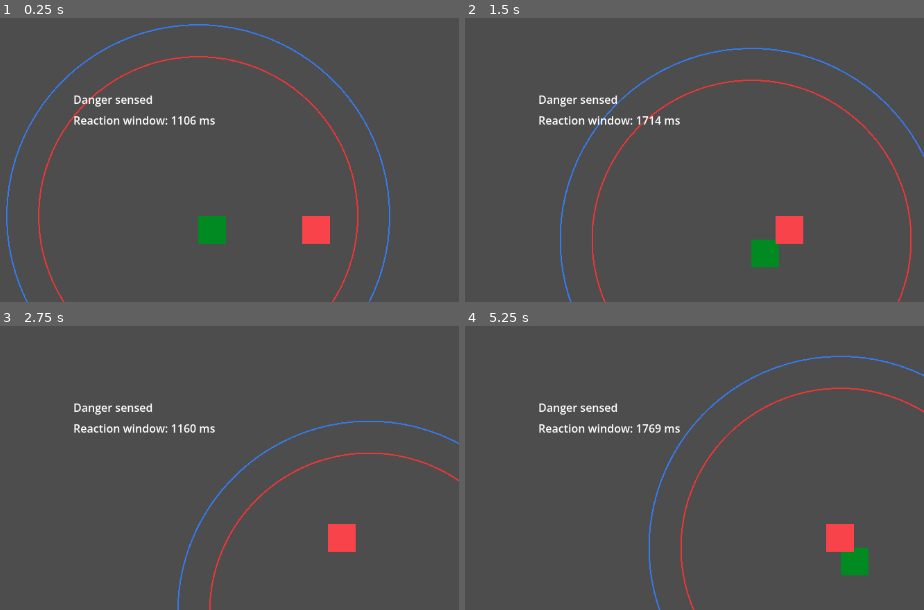
Above: before the commit, frames 1-4 (two rows, left to right).
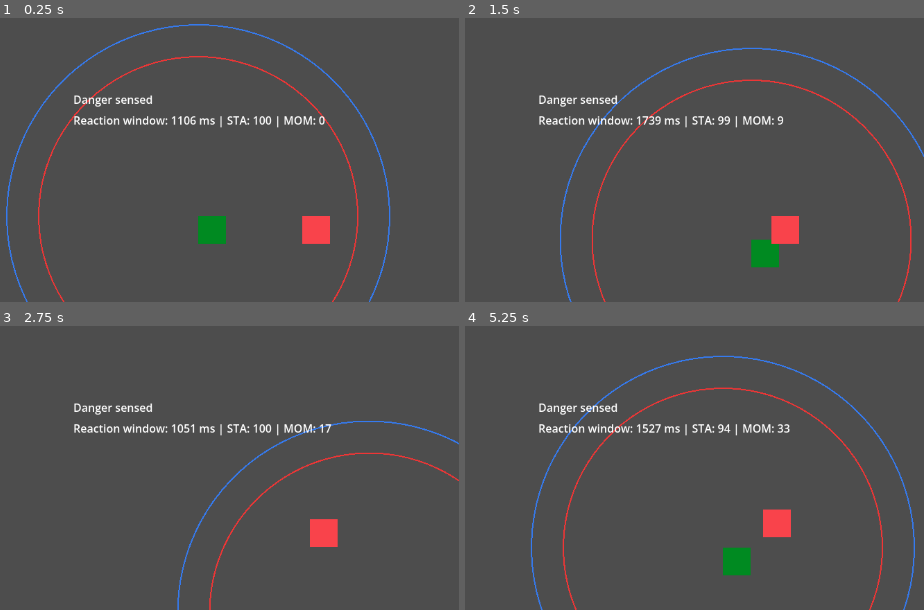
Above: after the commit, the same moments.

Repository: YungQuis290/a-true-story
Game: Godot game, scene res://scenes/prototypes/PrototypeCombat.tscn
Same seed, same stepped clock (60 frames per second), same inputs: the game is played once before the commit and once after it. The project has no main scene, so this scene is started directly.
Inputs:
- Up to frame 1 (0.25 s): no input
- Up to frame 2 (1.5 s): tap Enter (ui_accept) at 0.5 s; hold Right (ui_right) 0.53-1.28 s; hold Enter (ui_accept) 0.53-1.28 s; hold Down (ui_down) from 1.28 s (still down); tap Shift at 1.35 s
- Up to frame 3 (2.75 s): tap Enter (ui_accept) at 1.52, 1.55, 1.82 s; release Down (ui_down) at 2.03 s; hold Right (ui_right) from 2.03 s (still down); hold Enter (ui_accept) from 2.03 s (still down)
- Up to frame 4 (5.25 s): release Right (ui_right) at 2.78 s; release Enter (ui_accept) at 2.78 s; hold Up (ui_up) 2.78-3.53 s; tap Shift at 2.85, 4.35 s; tap Enter (ui_accept) at 3.02, 3.05, 3.32, 4.52, 4.55, 4.82 s; hold Enter (ui_accept) 3.53-4.28 s; hold Left (ui_left) 3.53-5.03 s; hold Down (ui_down) from 5.03 s (still down); hold Enter (ui_accept) from 5.03 s (still down)

The runs differ from the first frame. In frame 1, 0.4% of the frame differs, in the area x 47-71%, y 34-39%; in frame 2, 0.6%; in frame 3, 1.3%; in frame 4, 6.0%, in the area x 14-100%, y 10-100%.

Commit message:
Add stamina momentum and cooldown combat rules

Diff:
--- a/scripts/combat/CombatActor.gd
+++ b/scripts/combat/CombatActor.gd
@@ -1,64 +1,115 @@
 extends CharacterBody2D
 class_name CombatActor
 
-# Stores the loaded character data from JSON
+# Loaded character JSON data.
 var actor_data: Dictionary = {}
 
-# Basic combat values cached from the JSON file
+# Identity.
 var actor_name: String = "Unknown"
+
+# Core combat state.
 var health: float = 100.0
 var stamina: float = 100.0
+var max_stamina: float = 100.0
 var momentum: float = 0.0
 var calm: float = 50.0
 
-# Core attributes
+# Core attributes.
 var might: float = 10.0
 var endurance: float = 10.0
 var dexterity: float = 10.0
 var insight: float = 10.0
 
-# Weapon values
+# Weapon values.
 var weapon_base_impact: float = 20.0
 var weapon_reach: float = 40.0
 
-# Simple movement speed for prototype
+# Movement.
 var move_speed: float = 150.0
 
-# This is used to know if this actor is currently blocking
+# Defensive state.
 var is_blocking: bool = false
 
-# This loads data into the actor from a Dictionary
+# Cooldowns.
+# These count down every frame.
+var attack_cooldown: float = 0.0
+var block_cooldown: float = 0.0
+var dash_cooldown: float = 0.0
+
+# Costs.
+const ATTACK_STAMINA_COST: float = 18.0
+const BLOCK_STAMINA_DRAIN_PER_SECOND: float = 12.0
+const DASH_STAMINA_COST: float = 25.0
+
+# Cooldown lengths.
+const ATTACK_COOLDOWN_TIME: float = 0.55
+const DASH_COOLDOWN_TIME: float = 1.0
+
+func _process(delta: float) -> void:
+	# Cooldowns tick down toward 0.
+	attack_cooldown = max(0.0, attack_cooldown - delta)
+	block_cooldown = max(0.0, block_cooldown - delta)
+	dash_cooldown = max(0.0, dash_cooldown - delta)
+
+	# Stamina slowly regenerates when not blocking.
+	if not is_blocking:
+		stamina = min(max_stamina, stamina + 18.0 * delta)
+
+	# Blocking drains stamina over time.
+	if is_blocking:
+		stamina = max(0.0, stamina - BLOCK_STAMINA_DRAIN_PER_SECOND * delta)
+
+		# If stamina runs out, blocking breaks.
+		if stamina <= 0.0:
+			is_blocking = false
+
+	# Momentum naturally decays slowly.
+	momentum = max(0.0, momentum - 3.0 * delta)
+
 func apply_data(data: Dictionary) -> void:
 	actor_data = data
-
-	# Read top-level values safely
 	actor_name = data.get("display_name", "Unknown")
 
-	# Read combat state
 	var combat_state: Dictionary = data.get("combat_state", {})
 	health = combat_state.get("health", 100)
 	stamina = combat_state.get("stamina", 100)
+	max_stamina = stamina
 	momentum = combat_state.get("momentum", 0)
 	calm = combat_state.get("calm", 50)
 
-	# Read core attributes
 	var core: Dictionary = data.get("core_attributes", {})
 	might = core.get("might", 10)
 	endurance = core.get("endurance", 10)
 	dexterity = core.get("dexterity", 10)
 	insight = core.get("insight", 10)
 
-	# Read weapon data
 	var weapon: Dictionary = data.get("weapon", {})
 	weapon_base_impact = weapon.get("base_impact", 20)
 	weapon_reach = weapon.get("reach", 40)
 
-	# Prototype movement speed uses dexterity for now
 	move_speed = 100.0 + dexterity * 5.0
 
-# This performs an attack calculation against another CombatActor
+func can_attack() -> bool:
+	# You cannot attack if cooldown is active.
+	if attack_cooldown > 0.0:
+		print(actor_name, " cannot attack: attack cooldown active.")
+		return false
+
+	# You cannot attack if stamina is too low.
+	if stamina < ATTACK_STAMINA_COST:
+		print(actor_name, " cannot attack: not enough stamina.")
+		return false
+
+	return true
+
 func attack_target(target: CombatActor) -> void:
-	# Calculate attack force using your combat math system
+	if not can_attack():
+		return
+
+	# Spend stamina and start cooldown.
+	stamina -= ATTACK_STAMINA_COST
+	attack_cooldown = ATTACK_COOLDOWN_TIME
+
 	var atk: float = CombatMath.attack_force(
 		weapon_base_impact,
 		might,
@@ -66,37 +117,75 @@
 		momentum
 	)
 
-	# Blocking gives a better timing multiplier for now
+	# Blocking changes the defender timing multiplier.
 	var timing_multiplier: float = 1.0
 	if target.is_blocking:
 		timing_multiplier = 1.5
 
-	# Calculate target resist force
+	# Low stamina makes blocking weaker.
+	var stamina_ratio: float = target.stamina / max(1.0, target.max_stamina)
+	var guard_value: float = target.endurance * stamina_ratio
+
 	var resist: float = CombatMath.resist_force(
-		target.endurance,
+		guard_value,
 		target.endurance,
 		timing_multiplier
 	)
 
-	# Determine how much force gets through
 	var net: float = CombatMath.net_force(atk, resist)
-
-	# Calculate knockback
 	var knockback: float = CombatMath.knockback_amount(net, target.endurance)
 
-	# If attack beats defense, apply damage
-	if net > 0:
+	if net > 0.0:
 		target.health -= net
+
+		# Successful hit gives attacker momentum.
+		momentum = min(100.0, momentum + 12.0)
+
+		# Taking damage lowers defender momentum.
+		target.momentum = max(0.0, target.momentum - 8.0)
+
 		print(actor_name, " hits ", target.actor_name, " for ", net, " damage.")
 	else:
+		# Successful block gives defender momentum.
+		target.momentum = min(100.0, target.momentum + 10.0)
+
+		# Failed attack loses a little momentum.
+		momentum = max(0.0, momentum - 4.0)
+
 		print(target.actor_name, " blocks the attack from ", actor_name)
 
-	# Apply simple knockback in the x direction for testing
-	target.position.x += knockback
+	# Better knockback direction: push target away from attacker.
+	var knockback_direction: Vector2 = (target.global_position - global_position).normalized()
+	target.global_position += knockback_direction * knockback
 
-	# Print result for debugging
 	print("Attack Force: ", atk)
 	print("Resist Force: ", resist)
 	print("Net Force: ", net)
 	print("Knockback: ", knockback)
+	print(actor_name, " Stamina: ", stamina)
+	print(actor_name, " Momentum: ", momentum)
 	print(target.actor_name, " Health: ", target.health)
+	print(target.actor_name, " Stamina: ", target.stamina)
+	print(target.actor_name, " Momentum: ", target.momentum)
+
+func try_dash(direction: Vector2) -> void:
+	if dash_cooldown > 0.0:
+		print(actor_name, " cannot dash: dash cooldown active.")
+		return
+
+	if stamina < DASH_STAMINA_COST:
+		print(actor_name, " cannot dash: not enough stamina.")
+		return
+
+	stamina -= DASH_STAMINA_COST
+	dash_cooldown = DASH_COOLDOWN_TIME
+
+	# Dash distance scales slightly with dexterity.
+	var dash_distance: float = 90.0 + dexterity * 2.0
+	global_position += direction.normalized() * dash_distance
+
+	# Dashing can build small momentum if used actively.
+	momentum = min(100.0, momentum + 3.0)
+
+	print(actor_name, " dashed.")
+	print(actor_name, " Stamina: ", stamina)
--- a/scripts/combat/PrototypeCombatController.gd
+++ b/scripts/combat/PrototypeCombatController.gd
@@ -1,41 +1,36 @@
 extends Node2D
 
+# Scene references.
 @onready var player: CombatActor = $Player
 @onready var test_npc: CombatActor = $TestNPC
 
-# These are created at runtime so you do not have to manually add UI nodes in the editor.
+# Simple UI labels created in code.
 var warning_label: Label
 var reaction_label: Label
 
-# Tracks danger state so the console does not spam every frame.
+# Used so console messages only print when state changes.
 var was_in_perception: bool = false
 var was_in_attack_threat: bool = false
 
 func _ready() -> void:
 	print("=== PROTOTYPE COMBAT START ===")
 
-	# Load JSON data.
+	# Load character JSON data.
 	var player_data: Dictionary = CharacterLoader.load_character("res://data/characters/player_test.json")
 	var npc_data: Dictionary = CharacterLoader.load_character("res://data/characters/npc_test.json")
 
+	# Apply JSON data to the actors.
 	player.apply_data(player_data)
 	test_npc.apply_data(npc_data)
 
 	print("Player loaded: ", player.actor_name)
 	print("NPC loaded: ", test_npc.actor_name)
 
-	# Build simple UI labels in code.
 	_create_ui()
 
-	# Place the labels in useful starting states.
-	warning_label.text = "No danger detected"
-	reaction_label.text = "No reaction window"
-
 func _process(_delta: float) -> void:
-	# ----------------------------
-	# PLAYER MOVEMENT
-	# ----------------------------
-	var input_vector := Vector2.ZERO
+	# Read movement input.
+	var input_vector: Vector2 = Vector2.ZERO
 
 	if Input.is_action_pressed("ui_right"):
 		input_vector.x += 1.0
@@ -46,19 +41,23 @@
 	if Input.is_action_pressed("ui_up"):
 		input_vector.y -= 1.0
 
+	# Move player.
 	player.velocity = input_vector.normalized() * player.move_speed
 	player.move_and_slide()
 
-	# NPC block test.
+	# Hold Shift to make NPC block for testing.
 	test_npc.is_blocking = Input.is_key_pressed(KEY_SHIFT)
 
-	# Check danger and reaction logic every frame.
+	# Update danger / reaction labels.
 	_update_danger_and_reaction()
 
+	# Add resource display after reaction text.
+	reaction_label.text += " | STA: " + str(int(player.stamina)) + " | MOM: " + str(int(player.momentum))
+
 func _unhandled_input(event: InputEvent) -> void:
-	# Space / ui_accept = player attacks NPC if in the SAME range shown by the red ring.
+	# Space / Enter attacks.
 	if event.is_action_pressed("ui_accept"):
-		var in_range := CombatMath.target_in_attack_range(
+		var in_range: bool = CombatMath.target_in_attack_range(
 			player.global_position,
 			test_npc.global_position,
 			player.move_speed,
@@ -66,71 +65,73 @@
 			20.0
 		)
 
-		var current_distance := player.global_position.distance_to(test_npc.global_position)
-		var allowed_range := CombatMath.effective_attack_range(
-			player.move_speed,
-			player.weapon_reach,
-			20.0
-		)
-
-		print("Distance to target: ", current_distance)
-		print("Allowed attack range: ", allowed_range)
-
 		if in_range:
 			player.attack_target(test_npc)
 		else:
 			print("Target out of range.")
+			player.momentum = max(0.0, player.momentum - 2.0)
 
-# ---------------------------------
-# UI CREATION
-# ---------------------------------
+	# D key dashes.
+	if event is InputEventKey:
+		var key_event: InputEventKey = event as InputEventKey
+
+		if key_event.pressed and not key_event.echo and key_event.keycode == KEY_D:
+			var dash_direction: Vector2 = Vector2.ZERO
+
+			if Input.is_action_pressed("ui_right"):
+				dash_direction.x += 1.0
+			if Input.is_action_pressed("ui_left"):
+				dash_direction.x -= 1.0
+			if Input.is_action_pressed("ui_down"):
+				dash_direction.y += 1.0
+			if Input.is_action_pressed("ui_up"):
+				dash_direction.y -= 1.0
+
+			# Default dash direction if no arrow key is held.
+			if dash_direction == Vector2.ZERO:
+				dash_direction = Vector2.RIGHT
+
+			player.try_dash(dash_direction)
 
 func _create_ui() -> void:
+	# Top-left danger text.
 	warning_label = Label.new()
 	warning_label.position = Vector2(20, 20)
-	warning_label.text = ""
 	add_child(warning_label)
 
+	# Top-left reaction/resource text.
 	reaction_label = Label.new()
 	reaction_label.position = Vector2(20, 50)
-	reaction_label.text = ""
 	add_child(reaction_label)
 
-# ---------------------------------
-# DANGER / REACTION LOGIC
-# ---------------------------------
+func _update_danger_and_reaction() -> void:
+	var distance_to_npc: float = player.global_position.distance_to(test_npc.global_position)
 
-func _update_danger_and_reaction() -> void:
-	var distance_to_npc := player.global_position.distance_to(test_npc.global_position)
-
-	# 1) Danger warning from PERCEPTION ring.
-	var npc_in_perception := CombatMath.target_in_perception_range(
+	# Blue ring logic: can the player sense the NPC?
+	var npc_in_perception: bool = CombatMath.target_in_perception_range(
 		player.global_position,
 		test_npc.global_position,
 		player.insight,
 		player.calm
 	)
 
-	# 2) Reaction window from ATTACK threat ring.
-	# This means the enemy is close enough to threaten immediate attack pressure.
-	var npc_in_attack_threat := CombatMath.target_in_attack_range(
+	# Red threat logic: can the NPC threaten the player?
+	var npc_in_attack_threat: bool = CombatMath.target_in_attack_range(
+		test_npc.global_position,
 		player.global_position,
-		test_npc.global_position,
 		test_npc.move_speed,
 		test_npc.weapon_reach,
 		20.0
 	)
 
-	# --- Danger warning label ---
 	if npc_in_perception:
 		warning_label.text = "Danger sensed"
 	else:
 		warning_label.text = "No danger detected"
 
-	# --- Reaction window label ---
 	if npc_in_attack_threat:
-		var player_perception_radius := CombatMath.perception_radius(player.insight, player.calm)
-		var reaction_ms := CombatMath.reaction_window_ms(
+		var player_perception_radius: float = CombatMath.perception_radius(player.insight, player.calm)
+		var reaction_ms: float = CombatMath.reaction_window_ms(
 			player_perception_radius,
 			distance_to_npc,
 			350.0
@@ -140,7 +141,7 @@
 	else:
 		reaction_label.text = "No reaction window"
 
-	# --- Console edge-trigger logs so it does not spam ---
+	# Print only when entering/leaving states.
 	if npc_in_perception and not was_in_perception:
 		print("WARNING: NPC entered perception range.")
 
